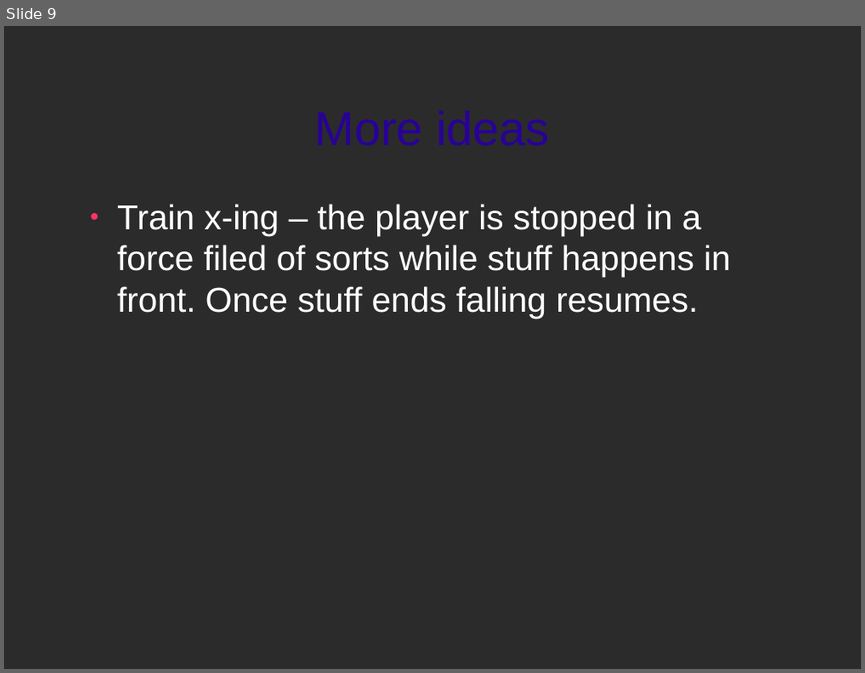
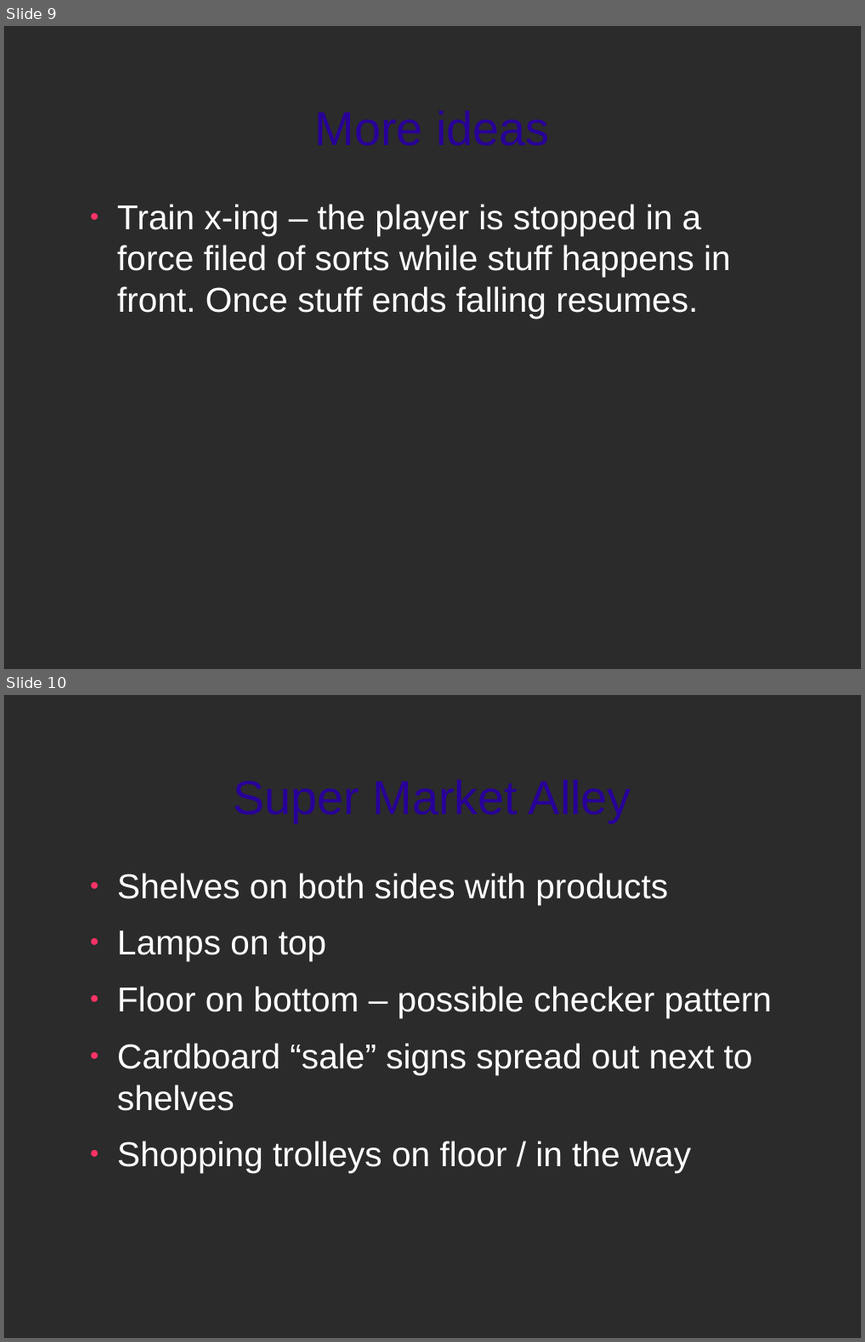
Before and after one commit to ktosox/GWJ77-Metamorphosis, a slide deck: LevelDesign.odp. Shown one above the other, each under a label of ours: slide 9 before the commit, slides 9 and 10 after it. The pictures are 865x673 and 865x1342 pixels, drawn with LibreOffice and Linux fonts; fonts in the diff are those of the drawing; background and template pictures are left out; a plain dark background stands for a picture behind light text. Boxes give left, top, right and bottom in pixels: in the first picture for what was removed or moved away, otherwise in the second. Text is boxed around its words. In the diff, an @@ line names an element or a change of style, - is before the commit and + after.

```diff
--- a/LevelDesign.odp
+++ b/LevelDesign.odp
@@ slide 10 added at (4,695,861,1338), background picture (left out) @@
@@ title added at (233,779,631,823), 44 pt, text #280099 @@
+Super Market Alley
@@ text added at (117,873,772,1173), 32 pt, text #FFFFFF @@
+● Shelves on both sides with products
+● Lamps on top
+● Floor on bottom – possible checker pattern
+● Cardboard “sale” signs spread out next to shelves
+● Shopping trolleys on floor / in the way
```
Also in this commit, not shown: 1 slide changed, 1 other file.
